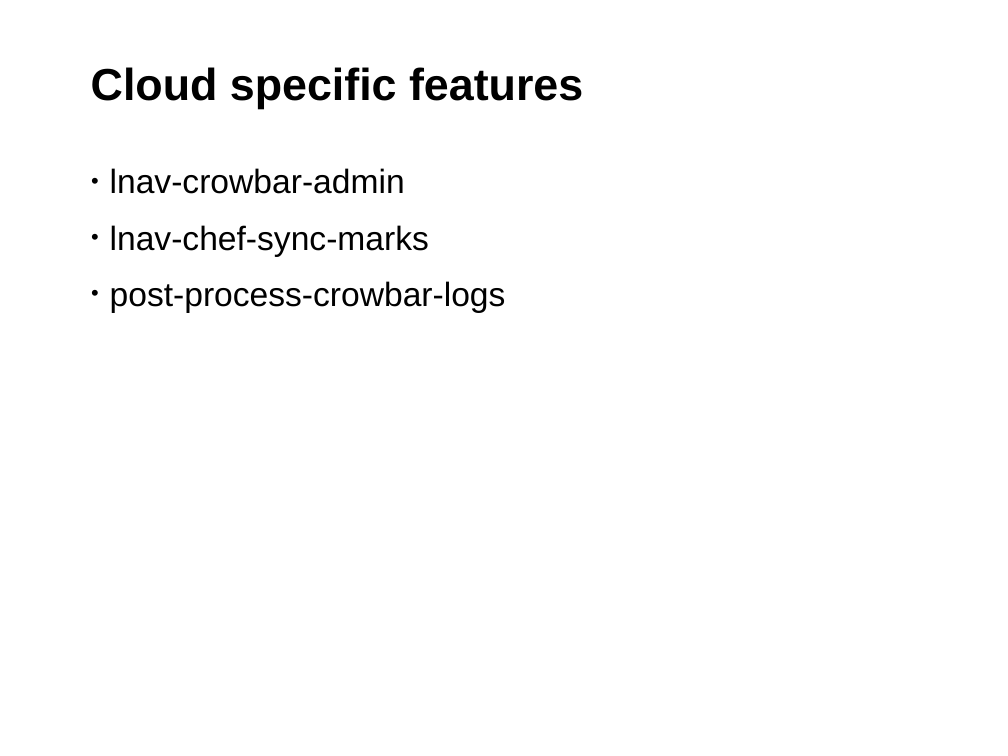
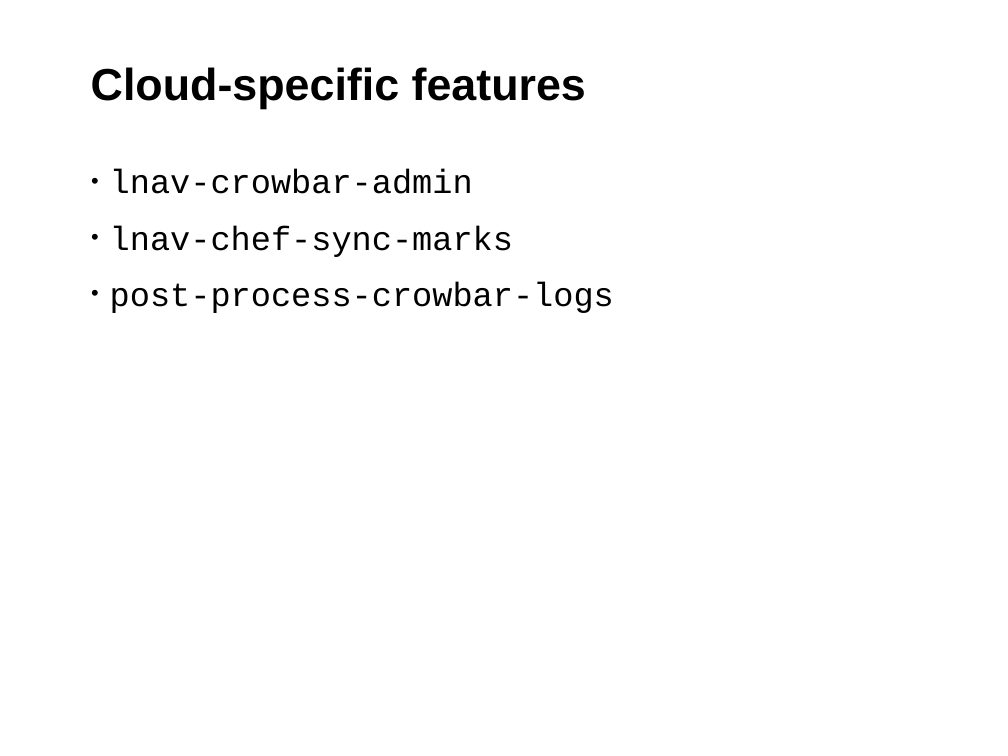
Before and after one commit to sayalilunkad/supportconfig-utils-slides, a slide deck: slide 13 of presentation.odp (slide 10 before the commit). Drawn at 1008x756 pixels with LibreOffice and Linux fonts; fonts in the diff are those of the drawing; background and template pictures are left out. Boxes give left, top, right and bottom in pixels: in the first picture for what was removed or moved away, otherwise in the second. Text is boxed around its words. In the diff, an @@ line names an element or a change of style, - is before the commit and + after.

```diff
--- a/presentation.odp
+++ b/presentation.odp
@@ title at (91, 67, 586, 109): text changed @@
-Cloud specific features
+Cloud-specific features
@@ text "lnav-crowbar-admin" at (110, 169, 614, 313): font Arial to Courier New @@
```
Also in this commit, not shown: 6 other slides changed, 5 slides added, 2 slides removed, 2 other files.
